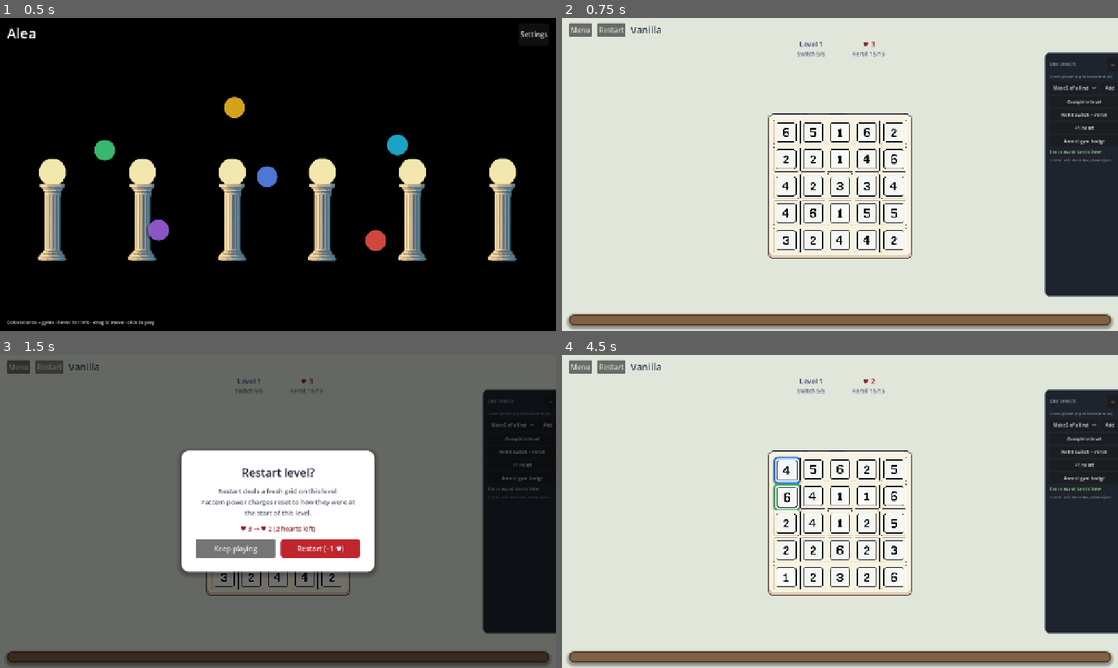
Above: before the commit, frames 1-4 (two rows, left to right).
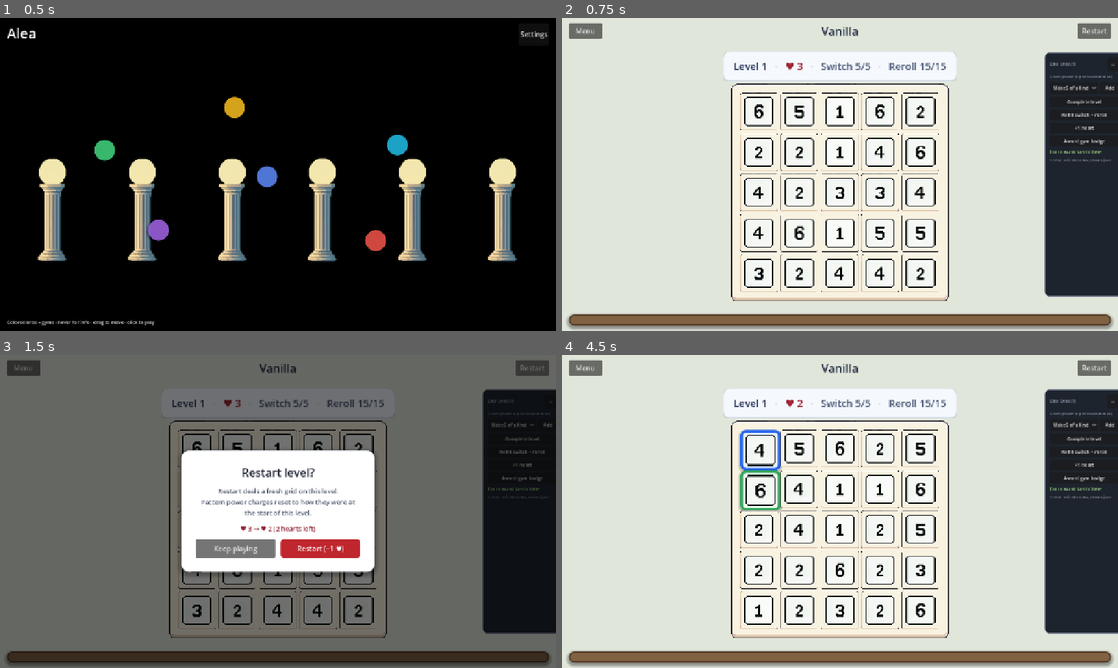
Above: after the commit, the same moments.

Repository: ming33333/Alea-Godot
Game: Godot game, scene res://scenes/main_menu.tscn
Same seed, same stepped clock (60 frames per second), same inputs: the game is played once before the commit and once after it. Video files are missing from this copy of the repository; at most half a second of black plays in their place. Sound files missing from this copy of the repository are replaced by a short silence.
Inputs (mouse positions are in pixels of both pictures, inside the frame that each line leads up to; where the layout moved, square brackets give the same spot in the first picture):
- Up to frame 1 (0.5 s): no input
- Up to frame 2 (0.75 s): click (667, 149) at 0.52 s
- Up to frame 3 (1.5 s): click "Restart" at 1.25 s
- Up to frame 4 (4.5 s): click "Restart" at 2 s; click "Restart" at 2.75 s; click "Restart (−1 ♥)" at 3.5 s; click (756, 448) [784, 470] at 4.25 s

Frame 1 is identical in both runs. In frame 2, 16% of the frame differs, in the area x 1-99%, y 1-91%; in frame 3, 3.6%; in frame 4, 17%.

Commit message:
remove game view

Diff:
--- a/scenes/die_cell.tscn
+++ b/scenes/die_cell.tscn
@@ -3,7 +3,7 @@
 [ext_resource type="Script" path="res://scripts/ui/die_cell.gd" id="1_cell"]
 
 [node name="DieCell" type="Button"]
-custom_minimum_size = Vector2(58, 58)
+custom_minimum_size = Vector2(87, 87)
 focus_mode = 0
 flat = true
 script = ExtResource("1_cell")
@@ -28,10 +28,10 @@
 
 [node name="Margin" type="MarginContainer" parent="Wrap/Face"]
 layout_mode = 2
-theme_override_constants/margin_left = 3
-theme_override_constants/margin_top = 3
-theme_override_constants/margin_right = 3
-theme_override_constants/margin_bottom = 3
+theme_override_constants/margin_left = 5
+theme_override_constants/margin_top = 5
+theme_override_constants/margin_right = 5
+theme_override_constants/margin_bottom = 5
 
 [node name="DieFace" type="TextureRect" parent="Wrap/Face/Margin"]
 layout_mode = 2
@@ -44,10 +44,10 @@
 visible = false
 layout_mode = 1
 anchors_preset = 0
-offset_left = 4.0
-offset_top = 4.0
-offset_right = 30.0
-offset_bottom = 20.0
+offset_left = 6.0
+offset_top = 6.0
+offset_right = 45.0
+offset_bottom = 30.0
 mouse_filter = 2
 color = Color(1, 1, 1, 0.4)
 
@@ -60,7 +60,7 @@
 grow_horizontal = 2
 grow_vertical = 2
 theme_override_colors/font_color = Color(0.12, 0.14, 0.2, 1)
-theme_override_font_sizes/font_size = 26
+theme_override_font_sizes/font_size = 39
 text = "?"
 horizontal_alignment = 1
 vertical_alignment = 1
--- a/scenes/game.tscn
+++ b/scenes/game.tscn
@@ -37,6 +37,25 @@
 content_margin_right = 16.0
 content_margin_bottom = 10.0
 
+[sub_resource type="StyleBoxFlat" id="StyleBoxFlat_hud_stats"]
+bg_color = Color(0.96, 0.97, 0.99, 1)
+border_width_left = 1
+border_width_top = 1
+border_width_right = 1
+border_width_bottom = 1
+border_color = Color(0.84, 0.87, 0.92, 1)
+corner_radius_top_left = 15
+corner_radius_top_right = 15
+corner_radius_bottom_right = 15
+corner_radius_bottom_left = 15
+shadow_color = Color(0, 0, 0, 0.06)
+shadow_size = 6
+shadow_offset = Vector2(0, 3)
+content_margin_left = 6.0
+content_margin_top = 6.0
+content_margin_right = 6.0
+content_margin_bottom = 6.0
+
 [node name="Game" type="Control"]
 layout_mode = 3
 anchors_preset = 15
@@ -74,90 +93,124 @@
 
 [node name="Header" type="VBoxContainer" parent="Margin/VBox"]
 layout_mode = 2
-theme_override_constants/separation = 6
+theme_override_constants/separation = 8
 
 [node name="TopRow" type="HBoxContainer" parent="Margin/VBox/Header"]
 layout_mode = 2
-theme_override_constants/separation = 12
+theme_override_constants/separation = 8
 
 [node name="Back" type="Button" parent="Margin/VBox/Header/TopRow"]
+custom_minimum_size = Vector2(76, 0)
 layout_mode = 2
 text = "Menu"
 
+[node name="TopSpacerLeft" type="Control" parent="Margin/VBox/Header/TopRow"]
+layout_mode = 2
+size_flags_horizontal = 3
+
+[node name="GymLabel" type="Label" parent="Margin/VBox/Header/TopRow"]
+unique_name_in_owner = true
+layout_mode = 2
+theme_override_colors/font_color = Color(0.12, 0.16, 0.24, 1)
+theme_override_font_sizes/font_size = 26
+text = "Gym"
+horizontal_alignment = 1
+vertical_alignment = 1
+
+[node name="TopSpacerRight" type="Control" parent="Margin/VBox/Header/TopRow"]
+layout_mode = 2
+size_flags_horizontal = 3
+
 [node name="RestartBtn" type="Button" parent="Margin/VBox/Header/TopRow"]
 unique_name_in_owner = true
+custom_minimum_size = Vector2(76, 0)
 layout_mode = 2
 tooltip_text = "Restart this level (costs 1 heart)"
 text = "Restart"
 
-[node name="GymLabel" type="Label" parent="Margin/VBox/Header/TopRow"]
-unique_name_in_owner = true
-layout_mode = 2
-size_flags_horizontal = 3
-theme_override_colors/font_color = Color(0.15, 0.2, 0.28, 1)
-theme_override_font_sizes/font_size = 22
-text = "Gym"
-vertical_alignment = 1
-
-[node name="StatsRow" type="HBoxContainer" parent="Margin/VBox/Header"]
-layout_mode = 2
-theme_override_constants/separation = 32
-alignment = 1
-
-[node name="LevelColumn" type="VBoxContainer" parent="Margin/VBox/Header/StatsRow"]
-layout_mode = 2
-theme_override_constants/separation = 2
-
-[node name="LevelLabel" type="Label" parent="Margin/VBox/Header/StatsRow/LevelColumn"]
-unique_name_in_owner = true
-layout_mode = 2
-custom_minimum_size = Vector2(100, 0)
+[node name="Center" type="CenterContainer" parent="Margin/VBox"]
+layout_mode = 2
+size_flags_vertical = 3
+
+[node name="BoardColumn" type="VBoxContainer" parent="Margin/VBox/Center"]
+layout_mode = 2
+custom_minimum_size = Vector2(501, 0)
+size_flags_horizontal = 4
+theme_override_constants/separation = 6
+alignment = 1
+
+[node name="StatsBar" type="PanelContainer" parent="Margin/VBox/Center/BoardColumn"]
+clip_contents = true
+layout_mode = 2
+custom_minimum_size = Vector2(501, 0)
+size_flags_horizontal = 4
+theme_override_styles/panel = SubResource("StyleBoxFlat_hud_stats")
+
+[node name="StatsMargin" type="MarginContainer" parent="Margin/VBox/Center/BoardColumn/StatsBar"]
+layout_mode = 2
+theme_override_constants/margin_left = 18
+theme_override_constants/margin_top = 12
+theme_override_constants/margin_right = 18
+theme_override_constants/margin_bottom = 12
+
+[node name="StatsRow" type="HBoxContainer" parent="Margin/VBox/Center/BoardColumn/StatsBar/StatsMargin"]
+layout_mode = 2
+theme_override_constants/separation = 18
+alignment = 1
+
+[node name="LevelLabel" type="Label" parent="Margin/VBox/Center/BoardColumn/StatsBar/StatsMargin/StatsRow"]
+unique_name_in_owner = true
+layout_mode = 2
 theme_override_colors/font_color = Color(0.12, 0.18, 0.32, 1)
-theme_override_font_sizes/font_size = 16
+theme_override_font_sizes/font_size = 23
 text = "Level 1"
-horizontal_alignment = 1
-
-[node name="SwitchesLabel" type="Label" parent="Margin/VBox/Header/StatsRow/LevelColumn"]
-unique_name_in_owner = true
-layout_mode = 2
-custom_minimum_size = Vector2(100, 0)
-theme_override_colors/font_color = Color(0.35, 0.4, 0.5, 1)
-theme_override_font_sizes/font_size = 13
+
+[node name="StatsSep1" type="Label" parent="Margin/VBox/Center/BoardColumn/StatsBar/StatsMargin/StatsRow"]
+layout_mode = 2
+theme_override_colors/font_color = Color(0.78, 0.82, 0.88, 1)
+theme_override_font_sizes/font_size = 23
+text = "·"
+
+[node name="HeartsLabel" type="Label" parent="Margin/VBox/Center/BoardColumn/StatsBar/StatsMargin/StatsRow"]
+unique_name_in_owner = true
+layout_mode = 2
+theme_override_colors/font_color = Color(0.62, 0.14, 0.2, 1)
+theme_override_font_sizes/font_size = 23
+text = "♥ 3"
+
+[node name="StatsSep2" type="Label" parent="Margin/VBox/Center/BoardColumn/StatsBar/StatsMargin/StatsRow"]
+layout_mode = 2
+theme_override_colors/font_color = Color(0.78, 0.82, 0.88, 1)
+theme_override_font_sizes/font_size = 23
+text = "·"
+
+[node name="SwitchesLabel" type="Label" parent="Margin/VBox/Center/BoardColumn/StatsBar/StatsMargin/StatsRow"]
+unique_name_in_owner = true
+layout_mode = 2
+theme_override_colors/font_color = Color(0.28, 0.34, 0.46, 1)
+theme_override_font_sizes/font_size = 23
 text = "Switch 5/5"
-horizontal_alignment = 1
-
-[node name="HeartsColumn" type="VBoxContainer" parent="Margin/VBox/Header/StatsRow"]
-layout_mode = 2
-theme_override_constants/separation = 2
-
-[node name="HeartsLabel" type="Label" parent="Margin/VBox/Header/StatsRow/HeartsColumn"]
-unique_name_in_owner = true
-layout_mode = 2
-custom_minimum_size = Vector2(100, 0)
-theme_override_colors/font_color = Color(0.55, 0.12, 0.18, 1)
-theme_override_font_sizes/font_size = 16
-text = "♥ 3"
-horizontal_alignment = 1
-
-[node name="RerollsLabel" type="Label" parent="Margin/VBox/Header/StatsRow/HeartsColumn"]
-unique_name_in_owner = true
-layout_mode = 2
-custom_minimum_size = Vector2(100, 0)
-theme_override_colors/font_color = Color(0.35, 0.4, 0.5, 1)
-theme_override_font_sizes/font_size = 13
+
+[node name="StatsSep3" type="Label" parent="Margin/VBox/Center/BoardColumn/StatsBar/StatsMargin/StatsRow"]
+layout_mode = 2
+theme_override_colors/font_color = Color(0.78, 0.82, 0.88, 1)
+theme_override_font_sizes/font_size = 23
+text = "·"
+
+[node name="RerollsLabel" type="Label" parent="Margin/VBox/Center/BoardColumn/StatsBar/StatsMargin/StatsRow"]
+unique_name_in_owner = true
+layout_mode = 2
+theme_override_colors/font_color = Color(0.28, 0.34, 0.46, 1)
+theme_override_font_sizes/font_size = 23
 text = "Reroll 15/15"
-horizontal_alignment = 1
-
-[node name="Center" type="CenterContainer" parent="Margin/VBox"]
-layout_mode = 2
-size_flags_vertical = 3
-
-[node name="GridBoard" type="Control" parent="Margin/VBox/Center"]
-unique_name_in_owner = true
-custom_minimum_size = Vector2(334, 334)
-layout_mode = 2
-
-[node name="BoardBackdrop" type="NinePatchRect" parent="Margin/VBox/Center/GridBoard"]
+
+[node name="GridBoard" type="Control" parent="Margin/VBox/Center/BoardColumn"]
+unique_name_in_owner = true
+custom_minimum_size = Vector2(501, 501)
+layout_mode = 2
+size_flags_horizontal = 4
+
+[node name="BoardBackdrop" type="NinePatchRect" parent="Margin/VBox/Center/BoardColumn/GridBoard"]
 layout_mode = 1
 anchors_preset = 15
 anchor_right = 1.0
@@ -167,24 +220,30 @@
 mouse_filter = 2
 texture = SubResource("AtlasTexture_dice_board_tile")
 texture_filter = 0
-patch_margin_left = 52
-patch_margin_top = 52
-patch_margin_right = 52
-patch_margin_bottom = 64
-
-[node name="BoardMargin" type="MarginContainer" parent="Margin/VBox/Center/GridBoard"]
-layout_mode = 2
-theme_override_constants/margin_left = 14
-theme_override_constants/margin_top = 14
-theme_override_constants/margin_right = 14
-theme_override_constants/margin_bottom = 14
-
-[node name="Grid" type="GridContainer" parent="Margin/VBox/Center/GridBoard/BoardMargin"]
-unique_name_in_owner = true
-layout_mode = 2
-custom_minimum_size = Vector2(306, 306)
-theme_override_constants/h_separation = 4
-theme_override_constants/v_separation = 4
+patch_margin_left = 78
+patch_margin_top = 78
+patch_margin_right = 78
+patch_margin_bottom = 96
+
+[node name="BoardMargin" type="MarginContainer" parent="Margin/VBox/Center/BoardColumn/GridBoard"]
+layout_mode = 1
+anchors_preset = 15
+anchor_right = 1.0
+anchor_bottom = 1.0
+grow_horizontal = 2
+grow_vertical = 2
+theme_override_constants/margin_left = 21
+theme_override_constants/margin_top = 21
+theme_override_constants/margin_right = 21
+theme_override_constants/margin_bottom = 21
+
+[node name="Grid" type="GridContainer" parent="Margin/VBox/Center/BoardColumn/GridBoard/BoardMargin"]
+unique_name_in_owner = true
+layout_mode = 2
+size_flags_horizontal = 3
+size_flags_vertical = 3
+theme_override_constants/h_separation = 6
+theme_override_constants/v_separation = 6
 columns = 5
 
 [node name="PowerDock" type="PanelContainer" parent="Margin/VBox"]
--- a/scripts/ui/die_cell.gd
+++ b/scripts/ui/die_cell.gd
@@ -58,56 +58,56 @@
 	_styles[FACE_LOCKED] = _make_face_style(
 		Color(0.82, 0.84, 0.88),
 		Color(0.45, 0.48, 0.52),
-		2,
-		8
+		3,
+		12
 	)
 	_styles[FACE_SELECTED] = _make_face_style(
 		Color(0.88, 0.94, 1.0),
 		Color(0.15, 0.4, 0.92),
-		4,
-		8
+		6,
+		12
 	)
 	_styles[FACE_BLURRED] = _make_face_style(
 		Color(0.94, 0.94, 0.96),
 		Color(0.6, 0.62, 0.68),
-		2,
-		8
+		3,
+		12
 	)
 	_styles[FACE_SWITCH_VALID] = _make_face_style(
 		Color(0.9, 0.98, 0.92),
 		Color(0.2, 0.65, 0.35),
-		4,
-		8
+		6,
+		12
 	)
 	_styles[FACE_SWITCH_ROWS_PRIMARY] = _make_face_style(
 		Color(0.9, 0.91, 0.98),
 		Color(0.35, 0.35, 0.85),
-		4,
-		8
+		6,
+		12
 	)
 	_styles[FACE_SWITCH_ROWS_PICKABLE] = _make_face_style(
 		Color(0.94, 0.94, 0.99),
 		Color(0.55, 0.58, 0.82),
-		3,
-		8
+		5,
+		12
 	)
 	_styles[FACE_POWER_CHOOSE] = _make_face_style(
 		Color(0.9, 0.98, 0.93),
 		Color(0.15, 0.6, 0.35),
-		4,
-		8
+		6,
+		12
 	)
 	_styles[FACE_POWER_SET_ANY] = _make_face_style(
 		Color(1.0, 0.96, 0.9),
 		Color(0.9, 0.45, 0.1),
-		4,
-		8
+		6,
+		12
 	)
 	_styles[FACE_POWER_SWITCH_ANY] = _make_face_style(
 		Color(0.95, 0.93, 1.0),
 		Color(0.45, 0.3, 0.75),
-		3,
-		8
+		5,
+		12
 	)
 
 
@@ -119,7 +119,7 @@
 	box.texture = atlas
 	box.axis_stretch_horizontal = StyleBoxTexture.AXIS_STRETCH_MODE_STRETCH
 	box.axis_stretch_vertical = StyleBoxTexture.AXIS_STRETCH_MODE_STRETCH
-	box.set_content_margin_all(3)
+	box.set_content_margin_all(5)
 	return box
 
 
@@ -132,8 +132,8 @@
 	box.set_border_width_all(border_w)
 	box.set_corner_radius_all(radius)
 	box.shadow_color = Color(0, 0, 0, 0.22)
-	box.shadow_size = 3
-	box.shadow_offset = Vector2(0, 2)
+	box.shadow_size = 5
+	box.shadow_offset = Vector2(0, 3)
 	return box
 
 
Not shown: 1 places in scenes/game.tscn that only renumber resources
